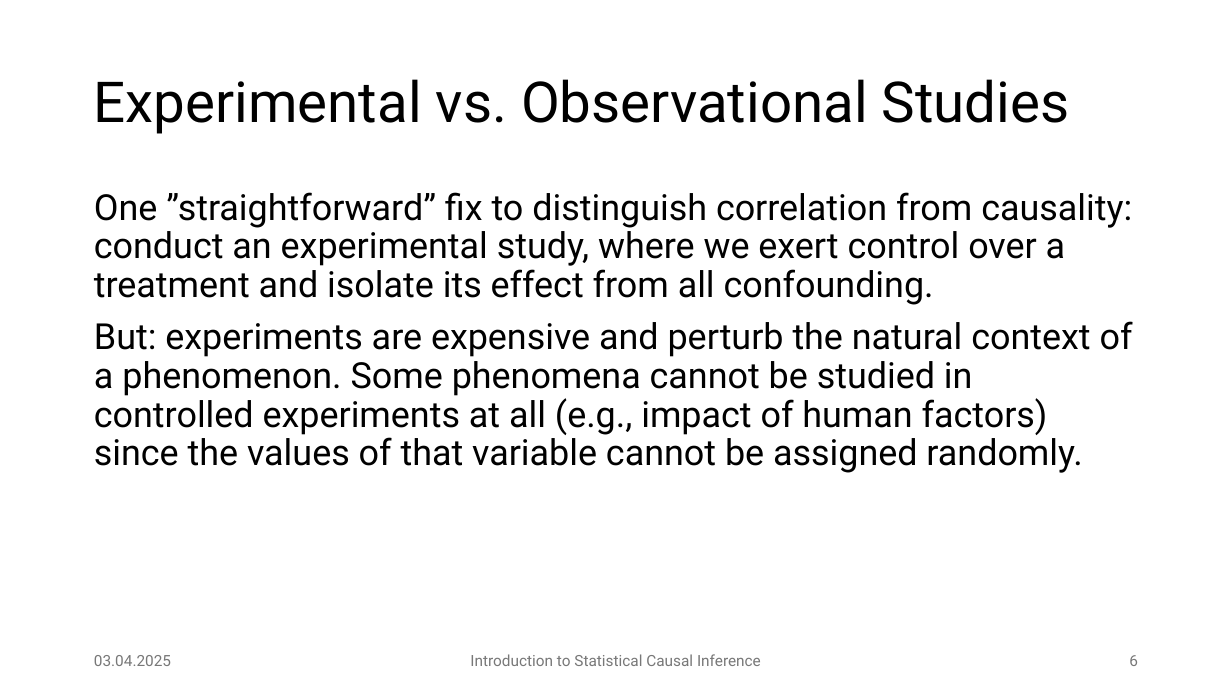
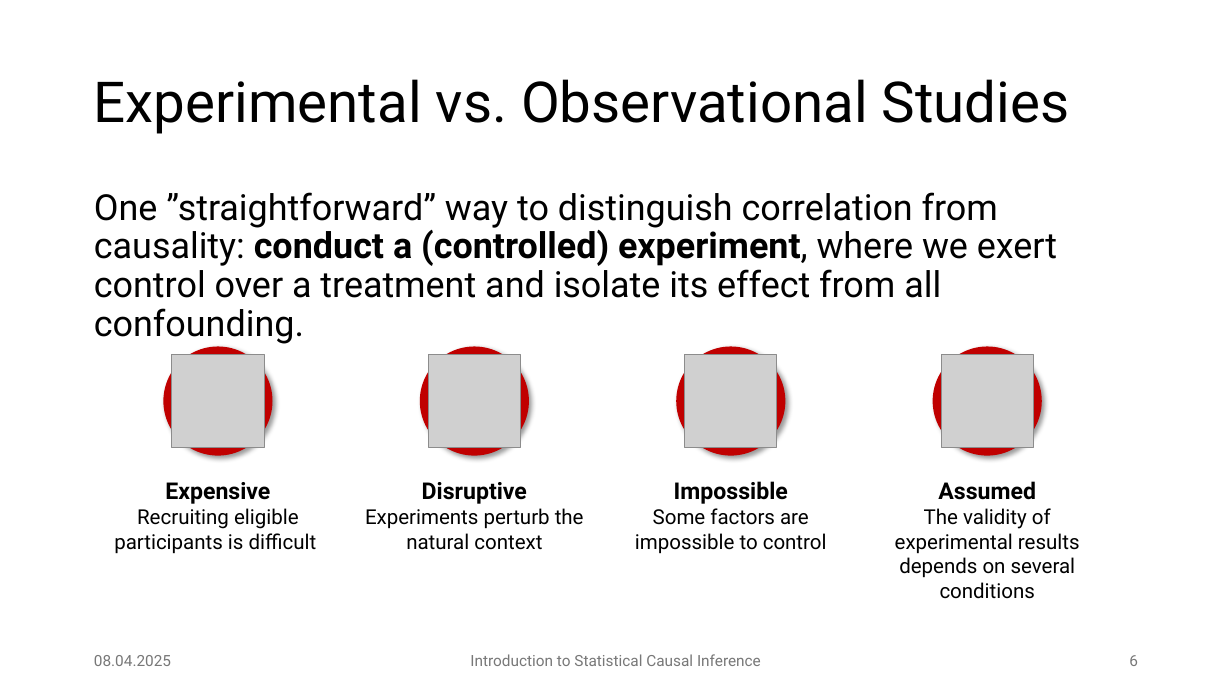
Before and after one commit to JulianFrattini/bda4sci, a slide deck: slide 6 of version2/slides/intro-sci.pptx. Drawn at 1232x693 pixels with LibreOffice and Linux fonts; fonts in the diff are those of the drawing; grey boxes stand for pictures. Boxes give left, top, right and bottom in pixels: in the first picture for what was removed or moved away, otherwise in the second. Text is boxed around its words. In the diff, an @@ line names an element or a change of style, - is before the commit and + after.

```diff
--- a/version2/slides/intro-sci.pptx
+++ b/version2/slides/intro-sci.pptx
@@ text at (94, 192, 1057, 298): text changed @@
-One ”straightforward” fix to distinguish correlation from causality: conduct an experimental study, where we exert control over a treatment and isolate its effect from all confounding.
-But: experiments are expensive and perturb the natural context of a phenomenon. Some phenomena cannot be studied in controlled experiments at all (e.g., impact of human factors) since the values of that variable cannot be assigned randomly.
+One ”straightforward” way to distinguish correlation from causality: conduct a (controlled) experiment, where we exert control over a treatment and isolate its effect from all confounding.
@@ ellipse added at (164, 347, 273, 456), fill #C00000 @@
@@ picture added at (172, 355, 264, 447) @@
@@ ellipse added at (420, 347, 529, 456), fill #C00000 @@
@@ picture added at (428, 355, 520, 447) @@
@@ ellipse added at (677, 347, 786, 456), fill #C00000 @@
@@ picture added at (685, 355, 777, 447) @@
@@ ellipse added at (933, 347, 1042, 456), fill #C00000 @@
@@ picture added at (941, 355, 1033, 447) @@
@@ text added at (114, 482, 317, 554), 16 pt, text #000000 @@
+Expensive
+Recruiting eligible participants is difficult
@@ text added at (365, 482, 584, 550), 16 pt, text #000000 @@
+Disruptive
+Experiments perturb the natural context
@@ text added at (635, 481, 827, 554), 16 pt, text #000000 @@
+Impossible
+Some factors are impossible to control
@@ text added at (895, 481, 1080, 599), 16 pt, text #000000 @@
+Assumed
+The validity of experimental results depends on several conditions
@@ text at (94, 655, 171, 666): text changed @@
-03.04.2025
+08.04.2025
```
Also in this commit, not shown: 32 other slides changed, 10 slides added, 1 other file.
